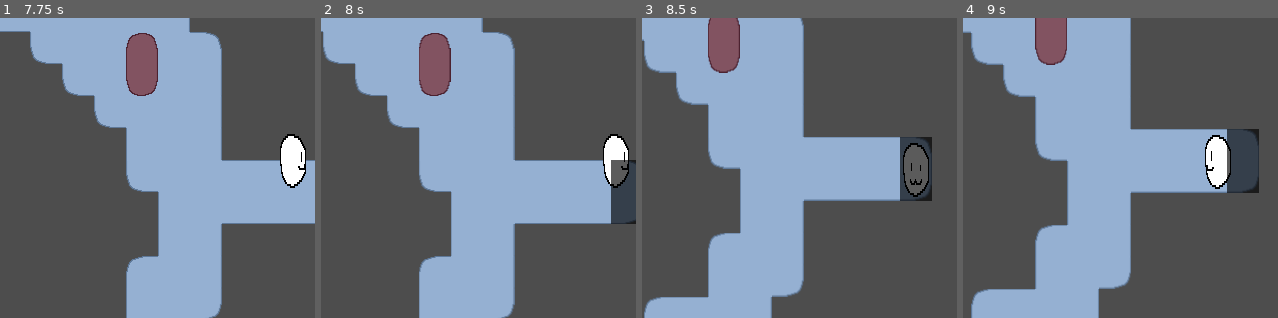
Above: before the commit, frames 1-4 (left to right).
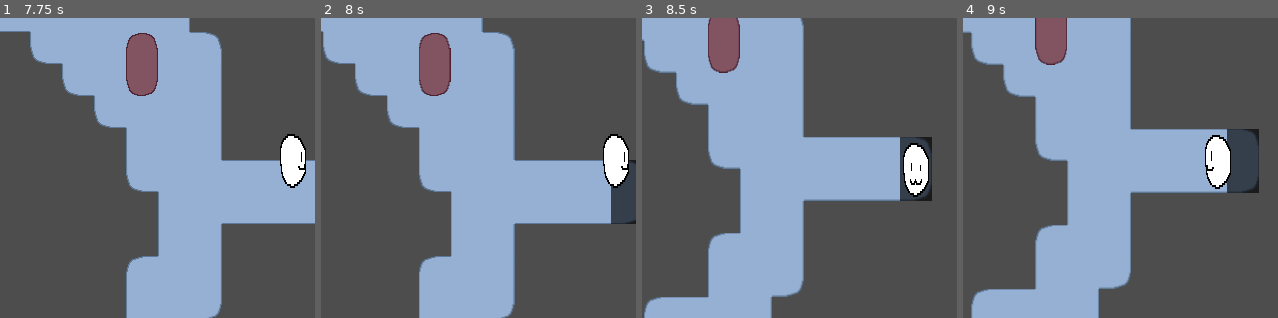
Above: after the commit, the same moments.

Repository: RubeculaBee/dream-catcher
Game: Godot game, scene res://Scenes/Gameobjects/game.tscn
Two runs of this game, one before a commit and one after it. Both use one fixed random seed, a clock stepped at 60 frames per second and the inputs below.
Inputs:
- Up to frame 1 (7.75 s): tap Enter at 0.5 s; hold Right (right) 0.53-1.28 s; hold Down (down) 1.28-2.03 s; hold Right (right) 2.03-2.78 s; hold Up (up) 2.78-3.53 s; hold Left (left) 3.53-5.03 s; hold Down (down) 5.03-5.78 s; hold Right (right) 5.78-6.53 s; hold Up (up) 6.53-7.28 s; hold Right (right) from 7.28 s (still down)
- Up to frame 2 (8 s): keep holding Right (right)
- Up to frame 3 (8.5 s): release Right (right) at 8.03 s; hold Down (down) from 8.03 s (still down)
- Up to frame 4 (9 s): release Down (down) at 8.78 s; hold Left (left) from 8.78 s (still down)
The pictures show only the part of the screen within x 23-73%, y 26-76%; the shares and areas given below are measured in that part.

Frame 1 is identical in both runs. In frame 2, 0.4% of the frame differs, in the area x 92-98%, y 47-56%; in frame 3, 1.0%, in the area x 83-91%, y 42-59%; in frame 4, less than 0.1%.

Commit message:
game manager is now root
lpayer z order is now 1

Diff:
--- a/Scenes/Gameobjects/game.tscn
+++ b/Scenes/Gameobjects/game.tscn
@@ -1,10 +1,11 @@
 [gd_scene load_steps=3 format=3 uid="uid://3yevyyty3btf"]
 
-[ext_resource type="PackedScene" uid="uid://chhkgmfxnb0gr" path="res://Scenes/game_manager.tscn" id="1_tvgxv"]
+[ext_resource type="Script" uid="uid://dfu7jqgvdmna" path="res://Scripts/game_manager.gd" id="1_tvgxv"]
 [ext_resource type="PackedScene" uid="uid://dec4dv3msi1x2" path="res://Scenes/Rooms/test_room.tscn" id="2_bilmg"]
 
 [node name="Game" type="Node"]
+script = ExtResource("1_tvgxv")
 
-[node name="Game Manager" parent="." instance=ExtResource("1_tvgxv")]
+[node name="Rooms" type="Node" parent="."]
 
-[node name="Test Room" parent="." instance=ExtResource("2_bilmg")]
+[node name="Test Room" parent="Rooms" instance=ExtResource("2_bilmg")]
--- a/Scenes/Gameobjects/player.tscn
+++ b/Scenes/Gameobjects/player.tscn
@@ -7,6 +7,7 @@
 size = Vector2(30, 30)
 
 [node name="Player" type="Node2D"]
+z_index = 1
 texture_filter = 1
 script = ExtResource("1_tyf51")
 
--- a/Scripts/game_manager.gd
+++ b/Scripts/game_manager.gd
@@ -9,14 +9,14 @@
 var screen_transitions: Array
 
 func _ready() -> void:
-	player = get_parent().find_child("Player")
+	player = find_child("Player")
 	player.tried_move.connect(_on_player_tried_move) # connect game_manager to player's signal
 	player_move_response.connect(Callable(player, "_on_move_response")) # connect player to game_manager's signal
 
-	terrain = get_parent().find_child("Terrain Tile Map")
+	terrain = find_child("Terrain Tile Map")
 	assert(terrain != null, "Terrain not found!")
 
-	screen_transitions = get_parent().find_child("Screen Transitions").get_children()
+	screen_transitions = find_child("Screen Transitions").get_children()
 	for i in screen_transitions.size():
 		for j in range(i+1, screen_transitions.size()):
 			assert(screen_transitions[i].id != screen_transitions[j].id, "Duplicate ID in screen transition triggers!")
